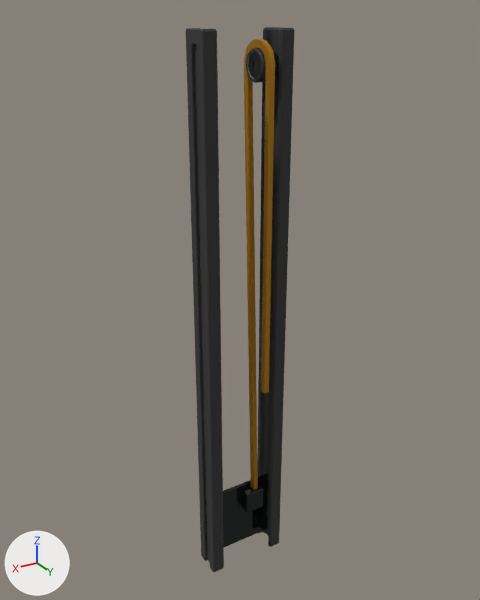
What one commit did to the glTF model assets/glbs/mast_2.glb.
Rendered twice from a 50 mm lens placed at (1.43, 2.41, 2.73), pointed at (-0.01, 0.0, 1.52). The lights are fixed; the arrows at lower left show +X, +Y and +Z. The first picture is the older version. Vertices at exactly the same position are counted once.

Objects in the first picture: 'CHAINSYSTEM_2'.
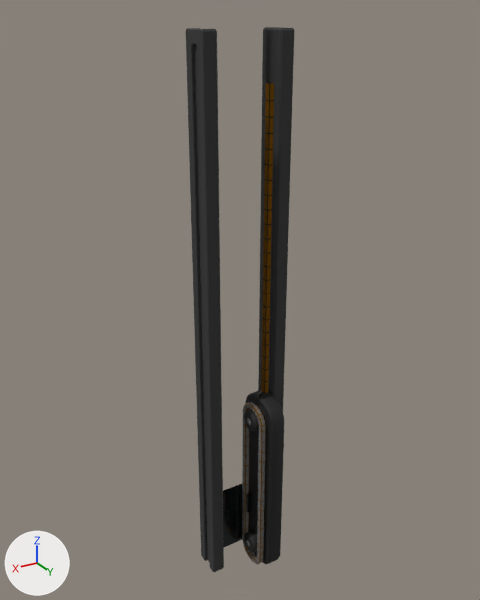
Commit message: Fix mesh for mast

What differs and where, as boxes (x1, y1, x2, y2) in the pictures (480 x 600 px):
'LIFTINGMECHANISM.002', added: after (242, 83, 284, 564)
part 1 of me_cube_012, deleted: before (246, 48, 279, 83)
part 2 of me_cube_012, deleted (brown): before (244, 39, 275, 489)
part 3 of me_cube_012, deleted (brown): before (261, 83, 275, 394)

The change, as a list of edits to the scene's bpy script:
```text
Change me_cube_012:
    used by ob_chainsystem_2; location = (0.0, 0.0, 0.0)
    remove me_cube_012.from_pydata(...)  # 641 vertices, 1250 faces; spans x -0.21..0.21, y -0.07..0.12, z 0.07..2.68
    add me_cube_012.from_pydata(...)  # 293 vertices, 574 faces; spans x -0.21..0.21, y -0.05..0.09, z 0.07..2.68
    me_cube_012 part 1: the loose piece of 288 vertices spanning x -0.18..-0.06, y -0.04..0.09, z 2.47..2.6 is deleted
    me_cube_012 part 2: the loose piece of 52 vertices spanning x -0.1..-0.07, y -0.07..0.12, z 0.39..2.64 is deleted
    me_cube_012 part 3: the loose piece of 8 vertices spanning x -0.1..-0.07, y 0.09..0.12, z 1.07..2.48 is deleted
Add me_cube_010:
    me_cube_010.from_pydata(...)  # 3180 vertices, 6278 faces; spans x -0.13..0.01, y -0.02..0.23, z 0.05..2.48
    me_cube_010.materials.append(mat_imphenziapixpal)
Add ob_liftingmechanism_002:
    ob_liftingmechanism_002 = bpy.data.objects.new('LIFTINGMECHANISM.002', me_cube_010)
    ob_liftingmechanism_002.location = (0.0, 0.0, 0.0)
```
